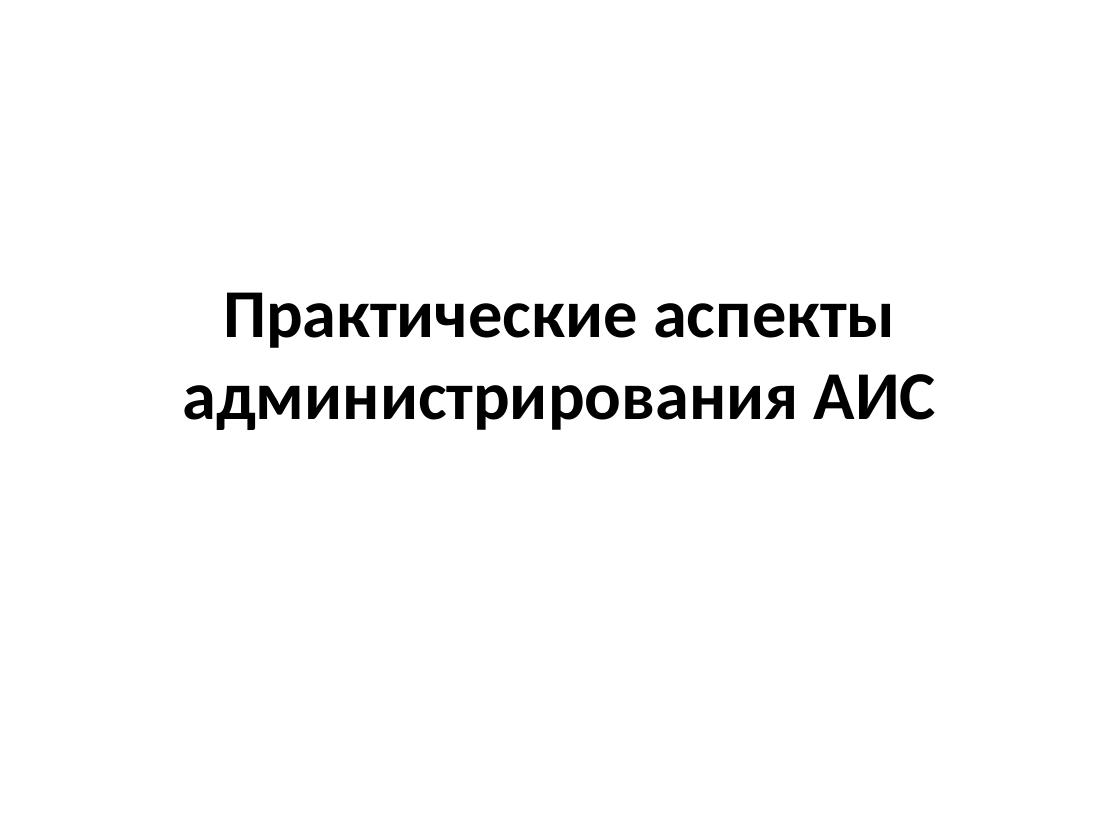
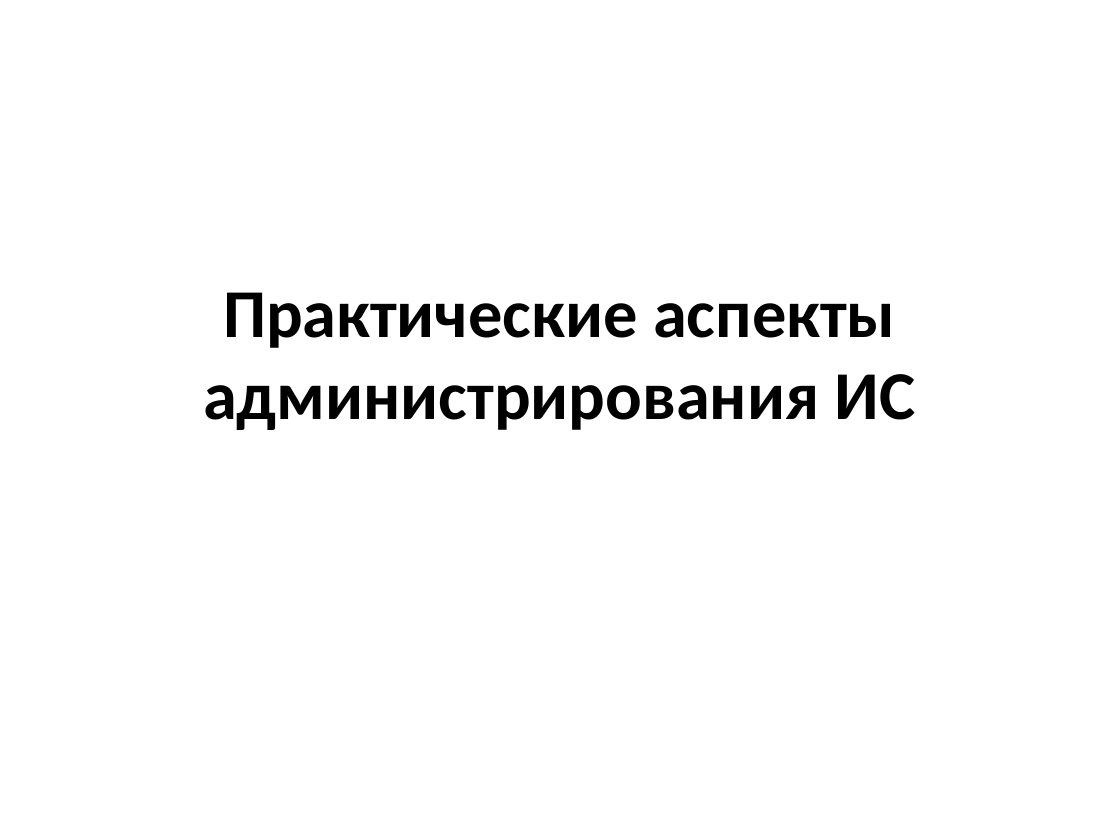
Before and after one commit to mbdatateach/site, a slide deck: slide 1 of АИС/лекции/АИС Лекция 6.pptx. Drawn at 1120x840 pixels with LibreOffice and Linux fonts; fonts in the diff are those of the drawing. Boxes give left, top, right and bottom in pixels: in the first picture for what was removed or moved away, otherwise in the second. Text is boxed around its words. In the diff, an @@ line names an element or a change of style, - is before the commit and + after.

```diff
--- a/АИС/лекции/АИС Лекция 6.pptx
+++ b/АИС/лекции/АИС Лекция 6.pptx
@@ title at [203,292,916,430]: text changed @@
-Практические аспекты администрирования АИС
+Практические аспекты администрирования ИС
```
Also in this commit, not shown: 6 other files.
